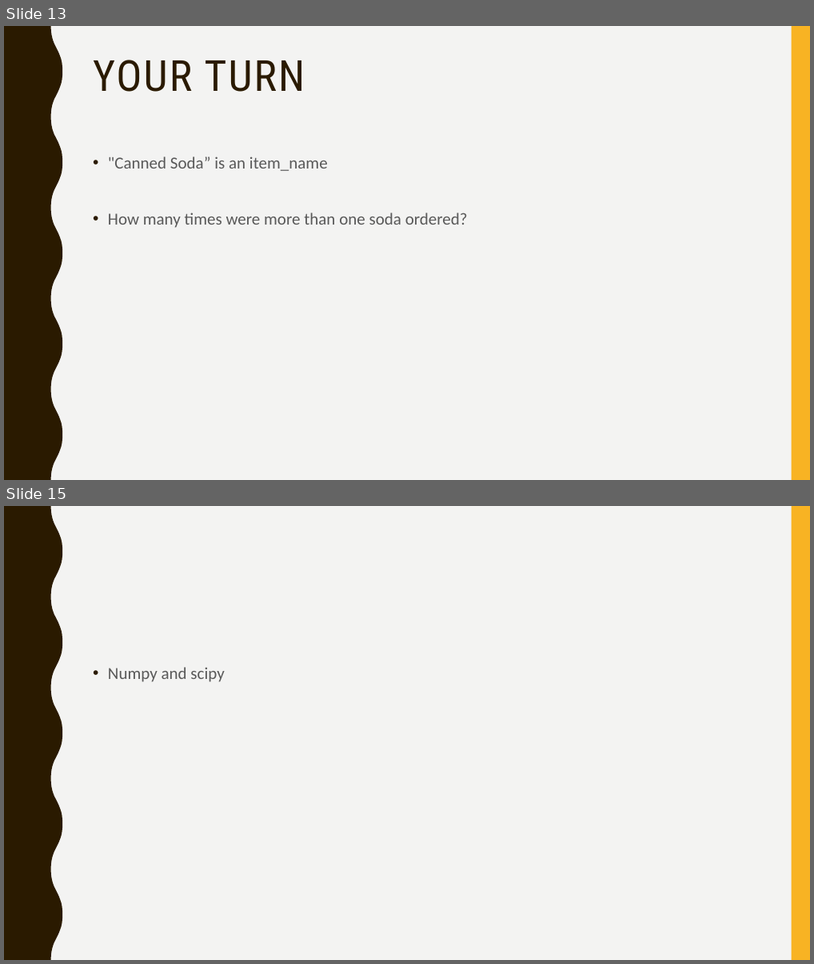
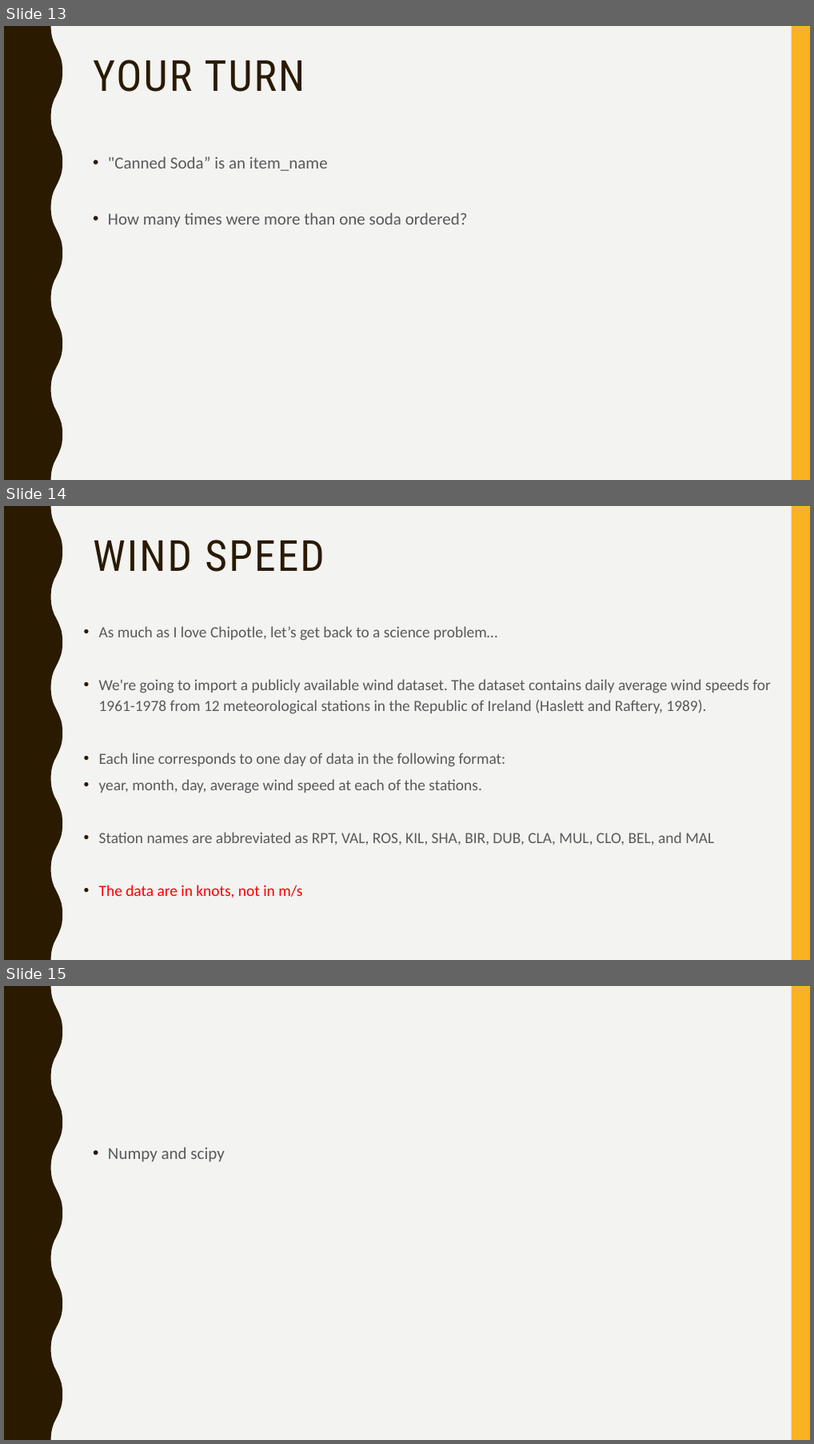
Before and after one commit to narock/scientific_computing_course, a slide deck: 02_Libraries/02_Scientific_Computing_Libs.pptx. Shown one above the other, each under a label of ours: slides 13 and 15 before the commit, slides 13, 14 and 15 after it; the slides between them are not shown. The pictures are 814x964 and 814x1444 pixels, drawn with LibreOffice and Linux fonts; fonts in the diff are those of the drawing. Boxes give left, top, right and bottom in pixels: in the first picture for what was removed or moved away, otherwise in the second. Text is boxed around its words. In the diff, an @@ line names an element or a change of style, - is before the commit and + after.

```diff
--- a/02_Libraries/02_Scientific_Computing_Libs.pptx
+++ b/02_Libraries/02_Scientific_Computing_Libs.pptx
@@ slide 14 added at [4,506,810,960], background #F3F3F2; not listed: 2 template elements that a slide beside it also shows @@
@@ title added at [93,540,324,572], 51 pt, text #2A1A00 @@
+WIND SPEED
@@ text added at [99,626,771,898], 18.5 pt, text #595959 @@
+• As much as I love Chipotle, let’s get back to a science problem…
+• We're going to import a publicly available wind dataset. The dataset contains daily average wind speeds for 1961-1978 from 12 meteorological stations in the Republic of Ireland (Haslett and Raftery, 1989).
+• Each line corresponds to one day of data in the following format:
+• year, month, day, average wind speed at each of the stations.
+• Station names are abbreviated as RPT, VAL, ROS, KIL, SHA, BIR, DUB, CLA, MUL, CLO, BEL, and MAL
+• The data are in knots, not in m/s
```
Also in this commit, not shown: 1 slide changed, 1 slide removed, 4 other files.
